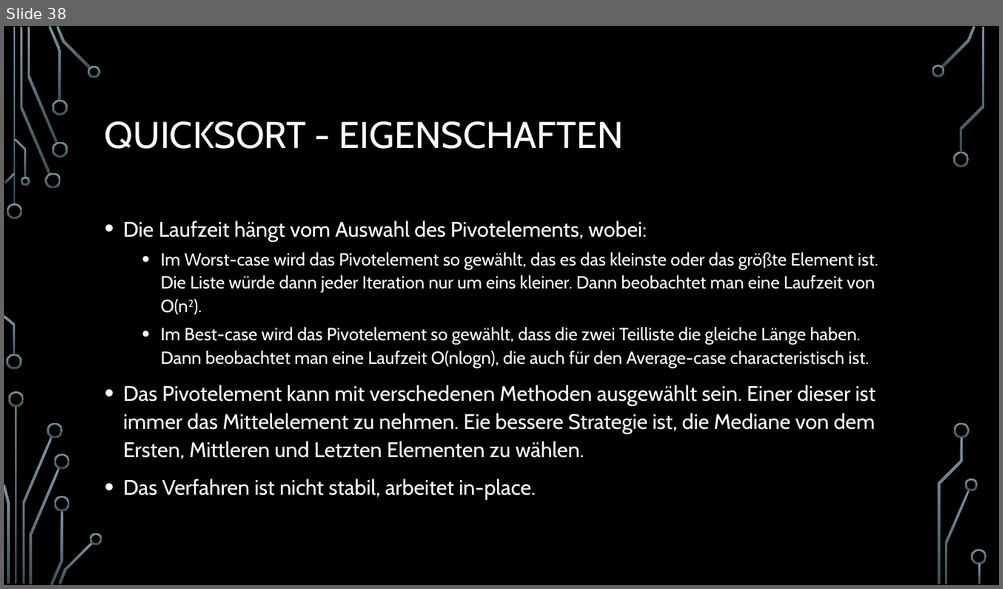
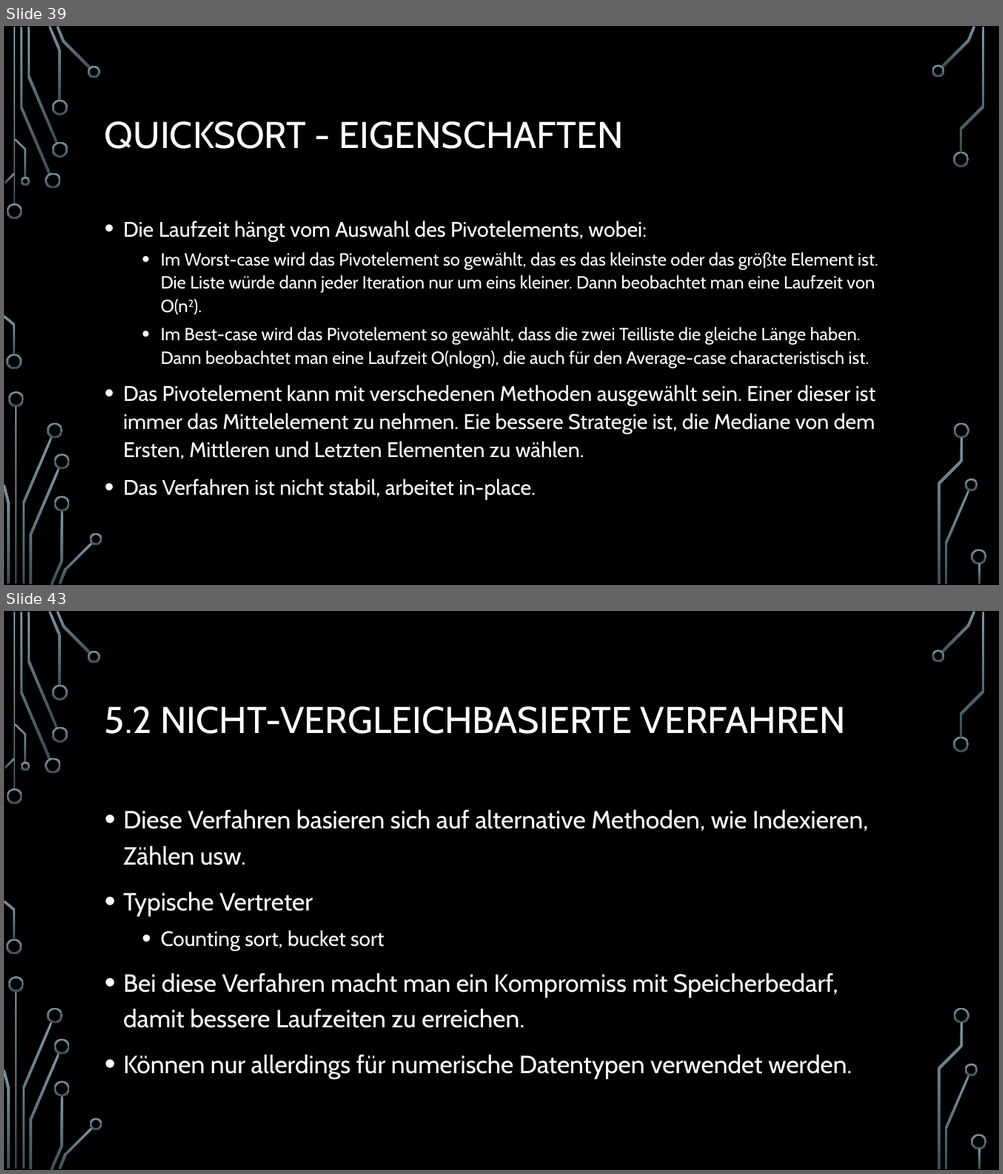
Before and after one commit to d-petrov/SortingAlgorithms, a slide deck: docs/sorting algorithms - presentation/Sortierverfahren.pptx. Shown one above the other, each under a label of ours: slide 38 before the commit, slides 39 and 43 after it; the slides between them are not shown. The pictures are 1003x589 and 1003x1174 pixels, drawn with LibreOffice and Linux fonts; fonts in the diff are those of the drawing; background and template pictures are left out. Boxes give left, top, right and bottom in pixels: in the first picture for what was removed or moved away, otherwise in the second. Text is boxed around its words. In the diff, an @@ line names an element or a change of style, - is before the commit and + after.

```diff
--- a/docs/sorting algorithms - presentation/Sortierverfahren.pptx
+++ b/docs/sorting algorithms - presentation/Sortierverfahren.pptx
@@ slide 43 added at (x1=4, y1=611, x2=999, y2=1170), background picture (left out); not listed: 36 template elements that a slide beside it also shows @@
@@ title added at (x1=105, y1=706, x2=845, y2=734), 36 pt, text #FFFFFF @@
+5.2 NICHT-VERGLEICHBASIERTE VERFAHREN
@@ text added at (x1=123, y1=809, x2=868, y2=1079), 24 pt, text #FFFFFF @@
+• Diese Verfahren basieren sich auf alternative Methoden, wie Indexieren, Zählen usw.
+• Typische Vertreter
+  • Counting sort, bucket sort
+• Bei diese Verfahren macht man ein Kompromiss mit Speicherbedarf, damit bessere Laufzeiten zu erreichen.
+• Können nur allerdings für numerische Datentypen verwendet werden.
@@ what was slide 38 is now slide 39 @@
```
Also in this commit, not shown: 3 slides changed, 4 other slides added, 3 other files.
